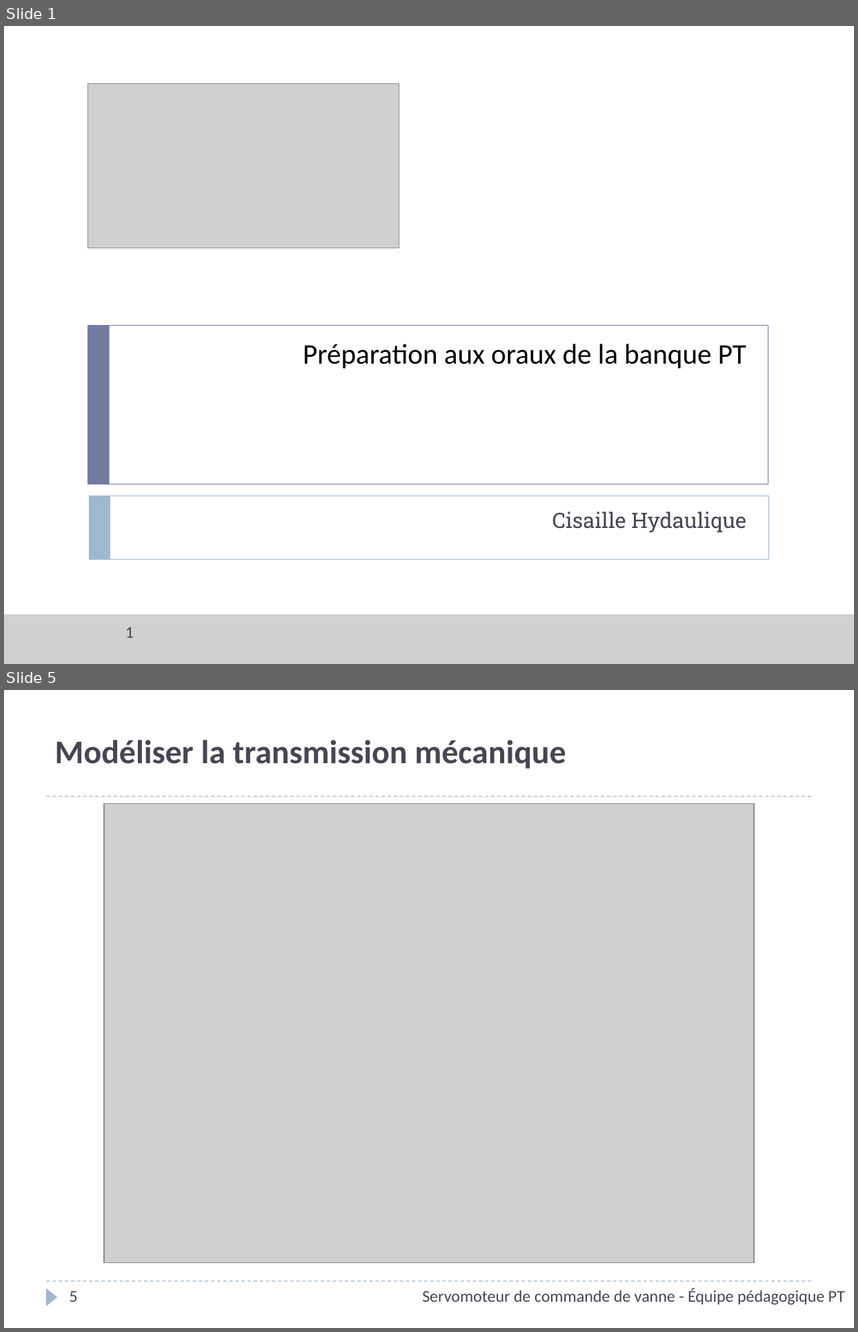
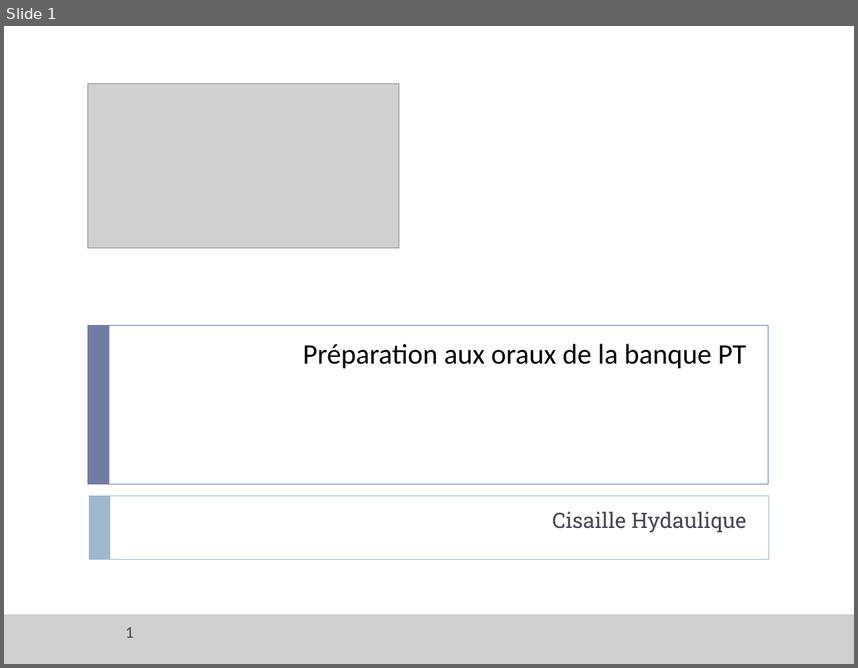
Before and after one commit to xpessoles/PT_Oraux, a slide deck: Interrogation_SII/03_Cisaille hydraulique/ServoMoteur_CommandeVanne_Corrige.pptx. Shown one above the other, each under a label of ours: slides 1 and 5 before the commit, slide 1 after it; the slides between them are not shown. The pictures are 858x1332 and 858x668 pixels, drawn with LibreOffice and Linux fonts; fonts in the diff are those of the drawing; grey boxes stand for pictures; background and template pictures are left out. Boxes give left, top, right and bottom in pixels: in the first picture for what was removed or moved away, otherwise in the second. Text is boxed around its words. In the diff, an @@ line names an element or a change of style, - is before the commit and + after.

```diff
--- a/Interrogation_SII/03_Cisaille hydraulique/ServoMoteur_CommandeVanne_Corrige.pptx
+++ b/Interrogation_SII/03_Cisaille hydraulique/ServoMoteur_CommandeVanne_Corrige.pptx
@@ slide 5 removed at [4,690,854,1328], background #FFFFFF @@
@@ title removed at [55,740,566,769] @@
-Modéliser la transmission mécanique
@@ line removed from (47, 796) to (811, 796) @@
@@ picture removed at [104,803,755,1262] @@
@@ line removed from (47, 1281) to (811, 1281) @@
@@ triangle removed at [47,1288,58,1305] @@
@@ text removed at [422,1288,845,1304] @@
-Servomoteur de commande de vanne - Équipe pédagogique PT
@@ page number removed at [70,1290,78,1301] @@
-5
```
Also in this commit, not shown: 2 slides changed, 9 other slides removed, 2 other files.
